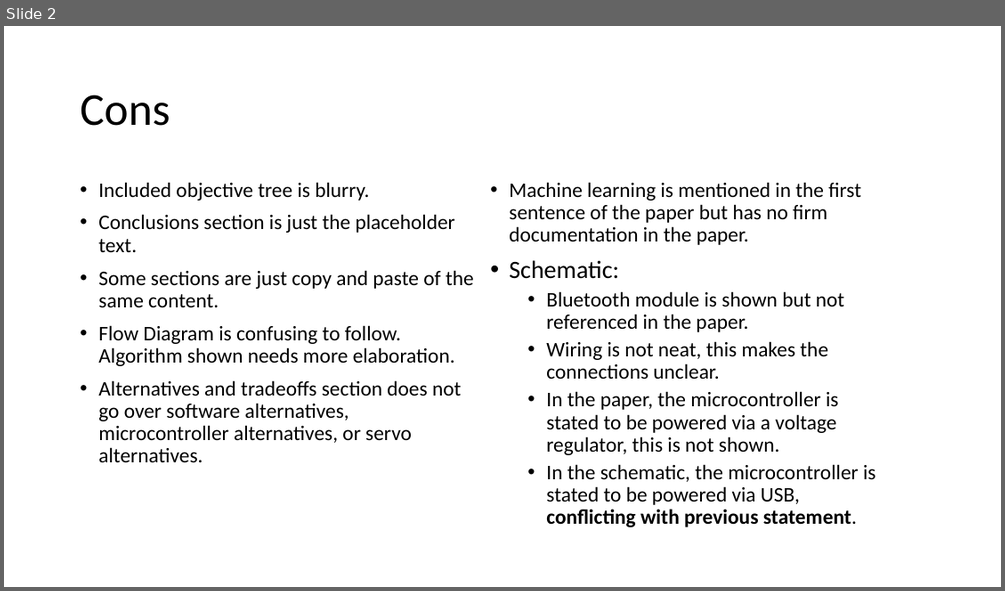
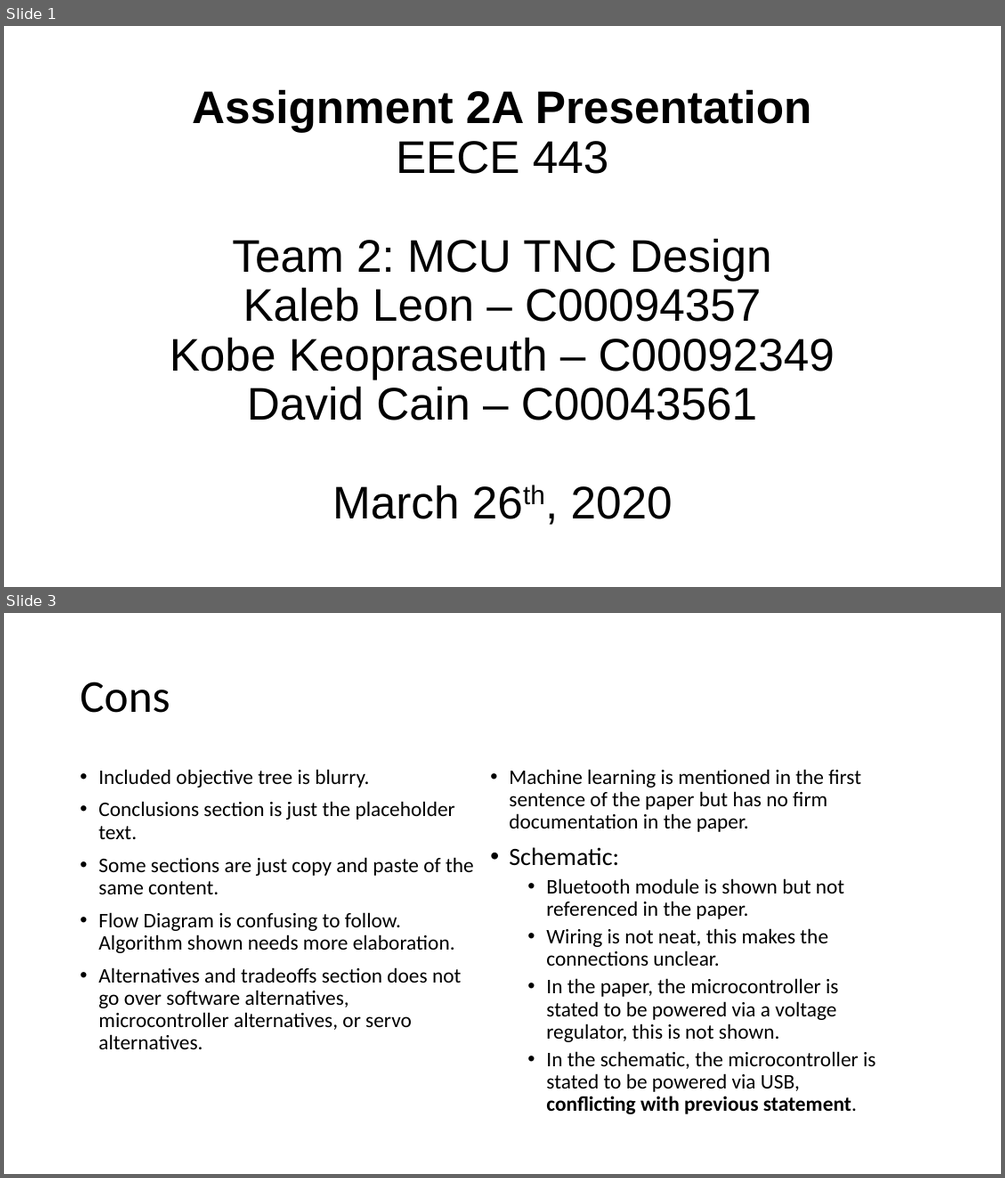
Before and after one commit to MrLordLeon/TNCMCU, a slide deck: Presentations/3_26_20 Assignment 2A Presentation.pptx. Shown one above the other, each under a label of ours: slide 2 before the commit, slides 1 and 3 after it; the slides between them are not shown. The pictures are 1005x591 and 1005x1178 pixels, drawn with LibreOffice and Linux fonts; fonts in the diff are those of the drawing. Boxes give left, top, right and bottom in pixels: in the first picture for what was removed or moved away, otherwise in the second. Text is boxed around its words. In the diff, an @@ line names an element or a change of style, - is before the commit and + after.

```diff
--- a/Presentations/3_26_20 Assignment 2A Presentation.pptx
+++ b/Presentations/3_26_20 Assignment 2A Presentation.pptx
@@ slide 1 added at [4,26,1001,587], background #FFFFFF @@
@@ title added at [170,89,834,519], 44 pt, text #000000 @@
+Assignment 2A Presentation
+EECE 443
+Team 2: MCU TNC Design
+Kaleb Leon – C00094357
+Kobe Keopraseuth – C00092349
+David Cain – C00043561
+March 26th, 2020
@@ what was slide 2 is now slide 3 @@
```
Also in this commit, not shown: 1 slide changed, 1 other file.
